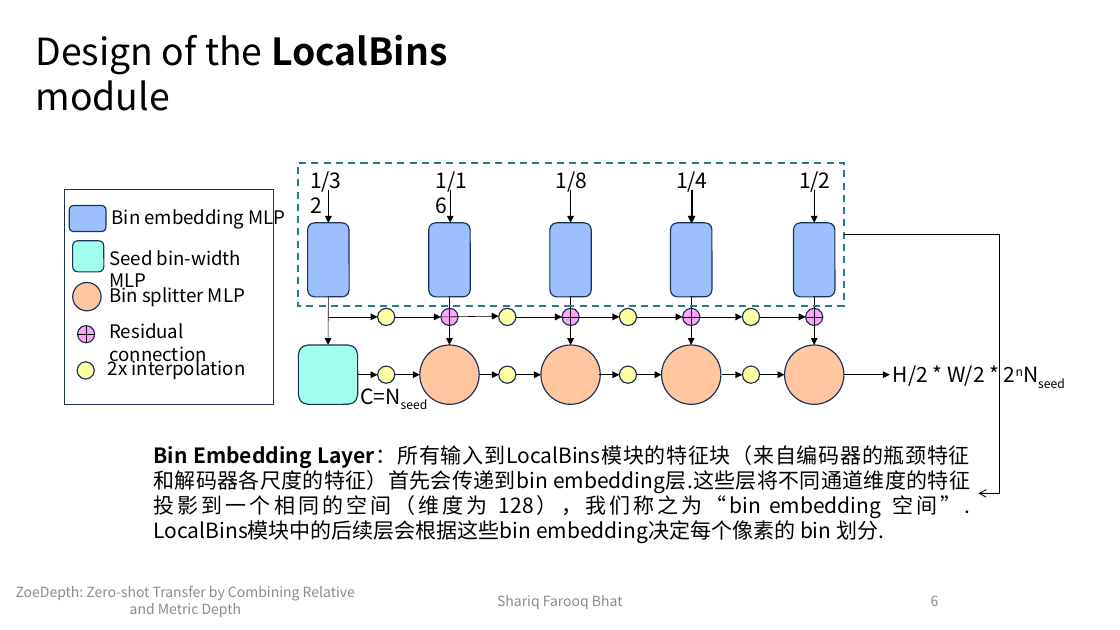
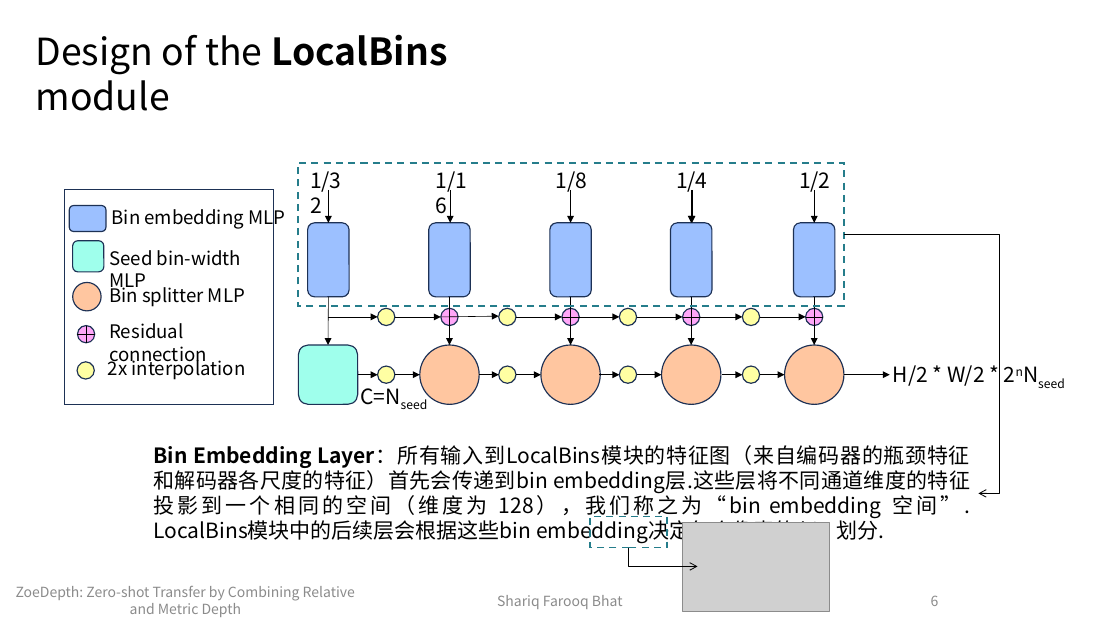
Before and after one commit to Haruko386/My-Report, a slide deck: slide 7 of 汇报II/汇报ZoeDepth.pptx. Drawn at 1120x630 pixels with LibreOffice and Linux fonts; fonts in the diff are those of the drawing; grey boxes stand for pictures. Boxes give left, top, right and bottom in pixels: in the first picture for what was removed or moved away, otherwise in the second. Text is boxed around its words. In the diff, an @@ line names an element or a change of style, - is before the commit and + after.

```diff
--- a/汇报II/汇报ZoeDepth.pptx
+++ b/汇报II/汇报ZoeDepth.pptx
@@ text at (154, 445, 970, 544): text changed @@
-Bin Embedding Layer：所有输入到LocalBins模块的特征块（来自编码器的瓶颈特征和解码器各尺度的特征）首先会传递到bin embedding层.这些层将不同通道维度的特征投影到一个相同的空间（维度为 128），我们称之为“bin embedding 空间”. LocalBins模块中的后续层会根据这些bin embedding决定每个像素的 bin 划分.
+Bin Embedding Layer：所有输入到LocalBins模块的特征图（来自编码器的瓶颈特征和解码器各尺度的特征）首先会传递到bin embedding层.这些层将不同通道维度的特征投影到一个相同的空间（维度为 128），我们称之为“bin embedding 空间”. LocalBins模块中的后续层会根据这些bin embedding决定每个像素的 bin 划分.
@@ rectangle added at (591, 517, 668, 548), outline #257D8B 1.5 pt dashed @@
@@ picture added at (683, 523, 830, 612) @@
@@ elbow arrow added from (628, 548) to (697, 566), #000000 0.75 pt @@
```
Also in this commit, not shown: 5 other files.
